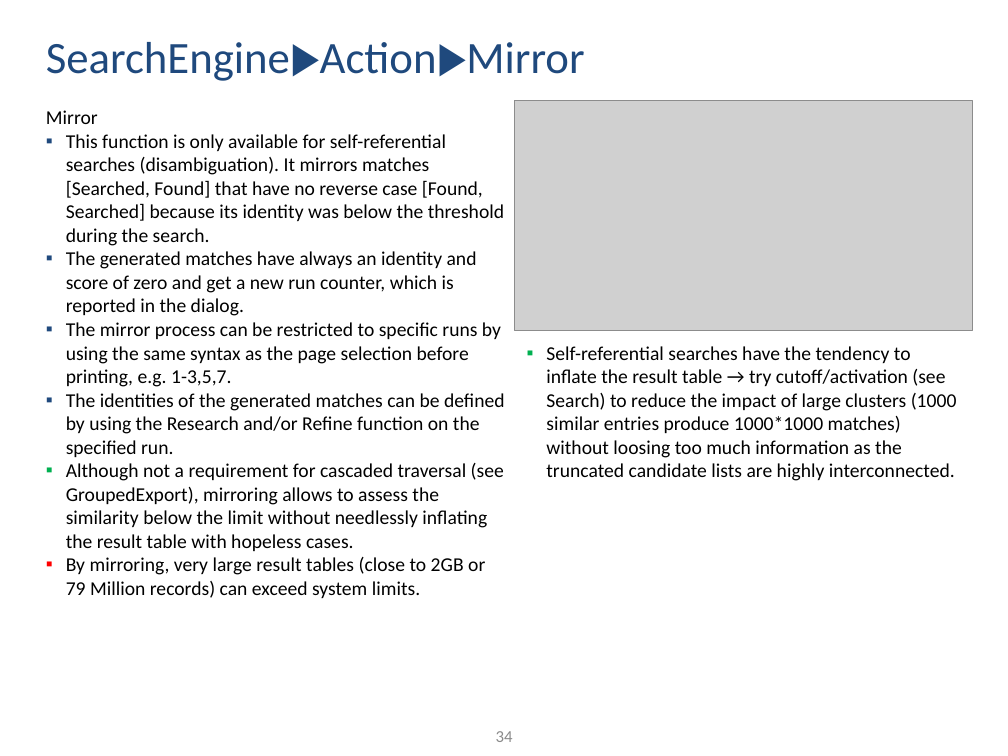
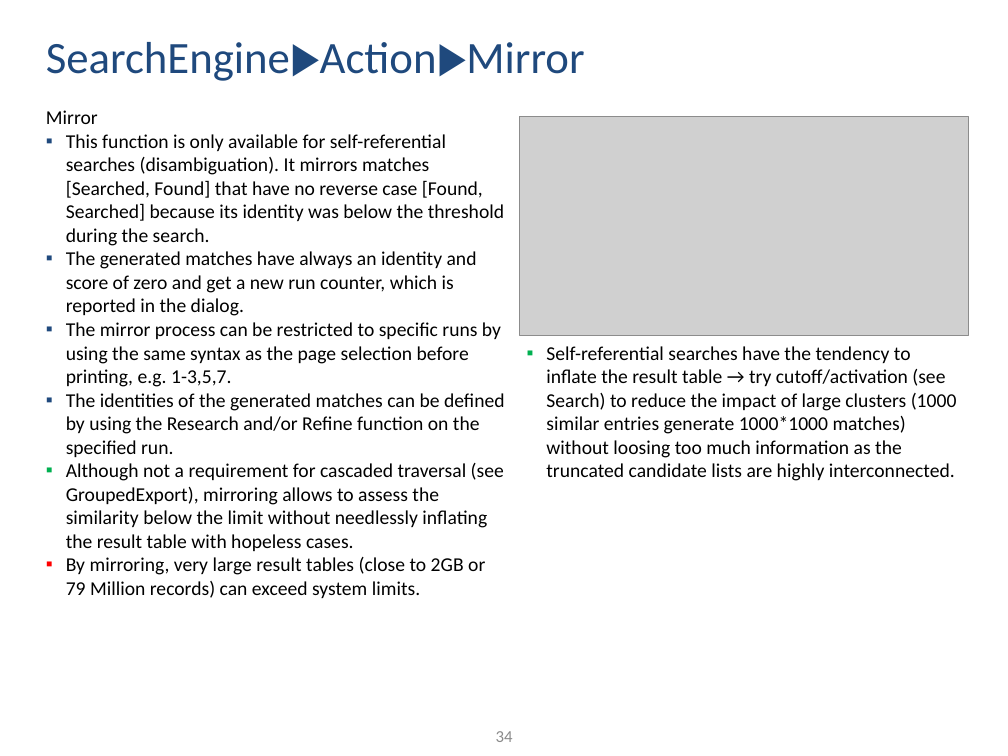
Before and after one commit to ThorstenDoherr/searchengine, a slide deck: slide 34 of doc/Manual.pptx. Drawn at 1008x756 pixels with LibreOffice and Linux fonts; fonts in the diff are those of the drawing; grey boxes stand for pictures. Boxes give left, top, right and bottom in pixels: in the first picture for what was removed or moved away, otherwise in the second. Text is boxed around its words. In the diff, an @@ line names an element or a change of style, - is before the commit and + after.

```diff
--- a/doc/Manual.pptx
+++ b/doc/Manual.pptx
@@ picture: place and size @@
-picture at <box>514,101,972,331</box>
+picture at <box>520,116,969,336</box>
@@ text at <box>546,346,957,481</box>: text changed @@
-▪ Self-referential searches have the tendency to inflate the result table → try cutoff/activation (see Search) to reduce the impact of large clusters (1000 similar entries produce 1000*1000 matches) without loosing too much information as the truncated candidate lists are highly interconnected.
+▪ Self-referential searches have the tendency to inflate the result table → try cutoff/activation (see Search) to reduce the impact of large clusters (1000 similar entries generate 1000*1000 matches) without loosing too much information as the truncated candidate lists are highly interconnected.
```
Also in this commit, not shown: 41 other slides changed, 3 slides added, 2 slides removed, 1 other file.
